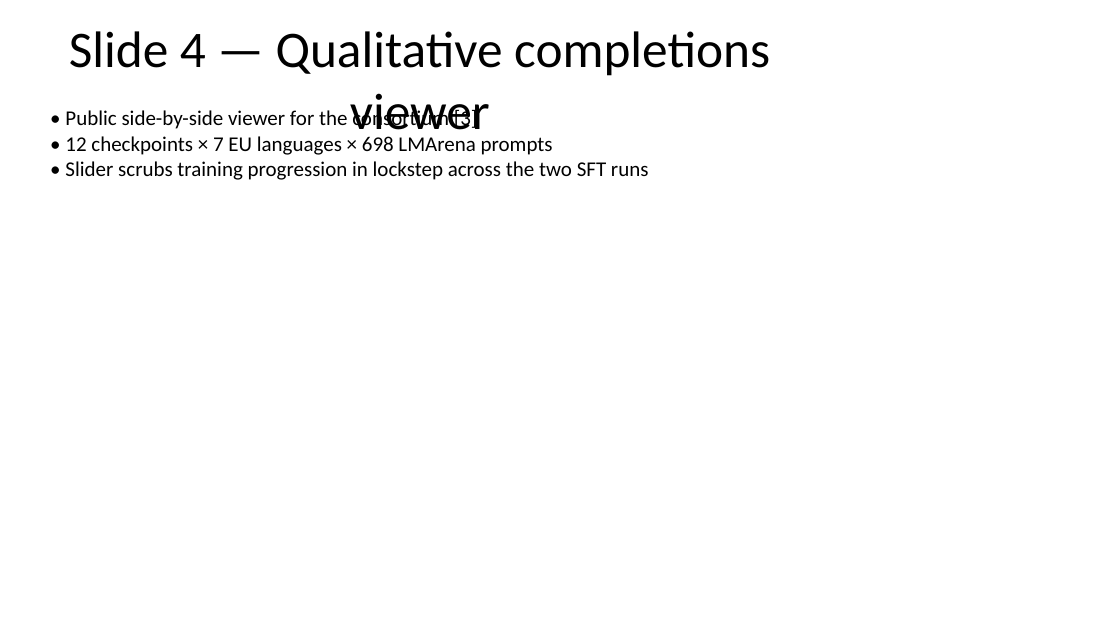
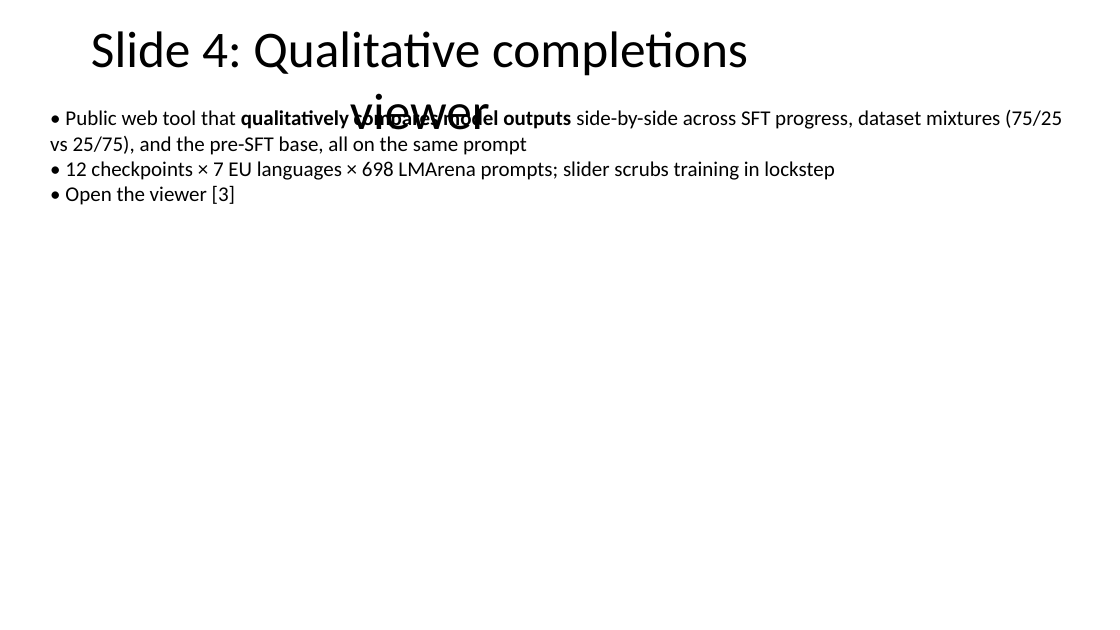
Before and after one commit to ferreirafabio/open-instruct, a slide deck: slide 5 of oellm/meetings/llms4eu_wp4/2026-04-28.pptx. Drawn at 1120x630 pixels with LibreOffice and Linux fonts; fonts in the diff are those of the drawing. Boxes give left, top, right and bottom in pixels: in the first picture for what was removed or moved away, otherwise in the second. Text is boxed around its words. In the diff, an @@ line names an element or a change of style, - is before the commit and + after.

```diff
--- a/oellm/meetings/llms4eu_wp4/2026-04-28.pptx
+++ b/oellm/meetings/llms4eu_wp4/2026-04-28.pptx
@@ title at [91,31,748,141]: text changed @@
-Slide 4 — Qualitative completions viewer
+Slide 4: Qualitative completions viewer
@@ text at [50,108,1062,205]: text changed @@
-• Public side-by-side viewer for the consortium [3]
-• 12 checkpoints × 7 EU languages × 698 LMArena prompts
-• Slider scrubs training progression in lockstep across the two SFT runs
+• Public web tool that qualitatively compares model outputs side-by-side across SFT progress, dataset mixtures (75/25 vs 25/75), and the pre-SFT base, all on the same prompt
+• 12 checkpoints × 7 EU languages × 698 LMArena prompts; slider scrubs training in lockstep
+• Open the viewer [3]
```
Also in this commit, not shown: 6 other slides changed, 2 other files.
